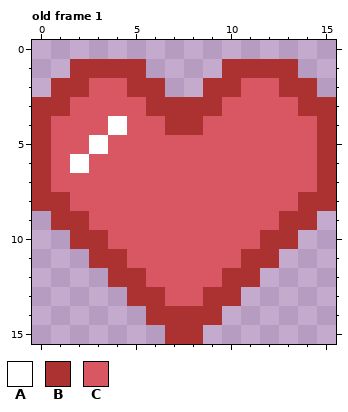
Pixel-art file, stored at Heart.aseprite. Above is the file before it was changed.
16x16 pixels, 1 frame. Shown: old frame 1. The commit also changed other frames, which this record leaves out.
Palette (. is transparent): A #ffffff  B #ac3232  C #d95763
After:
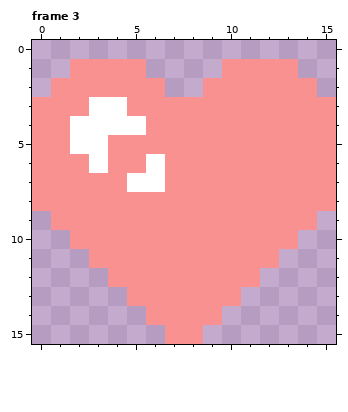
A new or re-ordered frame is compared with the old frame closest to it.
Changes in this commit:
frames 1 -> 4
@@ palette @@
-C #d95763
+C #fa9191
--- frame 3 is new; against old frame 1
@@ x 0..15 @@
  0 ................
- 1 ..BBBB....BBBB..
- 2 .BBCCBB..BBCCBB.
- 3 BBCCCCBBBBCCCCBB
- 4 BCCCACCBBCCCCCCB
- 5 BCCACCCCCCCCCCCB
- 6 BCACCCCCCCCCCCCB
- 7 BCCCCCCCCCCCCCCB
- 8 BBCCCCCCCCCCCCBB
- 9 .BBCCCCCCCCCCBB.
-10 ..BBCCCCCCCCBB..
-11 ...BBCCCCCCBB...
-12 ....BBCCCCBB....
-13 .....BBCCBB.....
-14 ......BBBB......
-15 .......BB.......
+ 1 ..CCCC....CCCC..
+ 2 .CCCCCC..CCCCCC.
+ 3 CCCAACCCCCCCCCCC
+ 4 CCAAAACCCCCCCCCC
+ 5 CCAACCCCCCCCCCCC
+ 6 CCCACCACCCCCCCCC
+ 7 CCCCCAACCCCCCCCC
+ 8 CCCCCCCCCCCCCCCC
+ 9 .CCCCCCCCCCCCCC.
+10 ..CCCCCCCCCCCC..
+11 ...CCCCCCCCCC...
+12 ....CCCCCCCC....
+13 .....CCCCCC.....
+14 ......CCCC......
+15 .......CC.......
